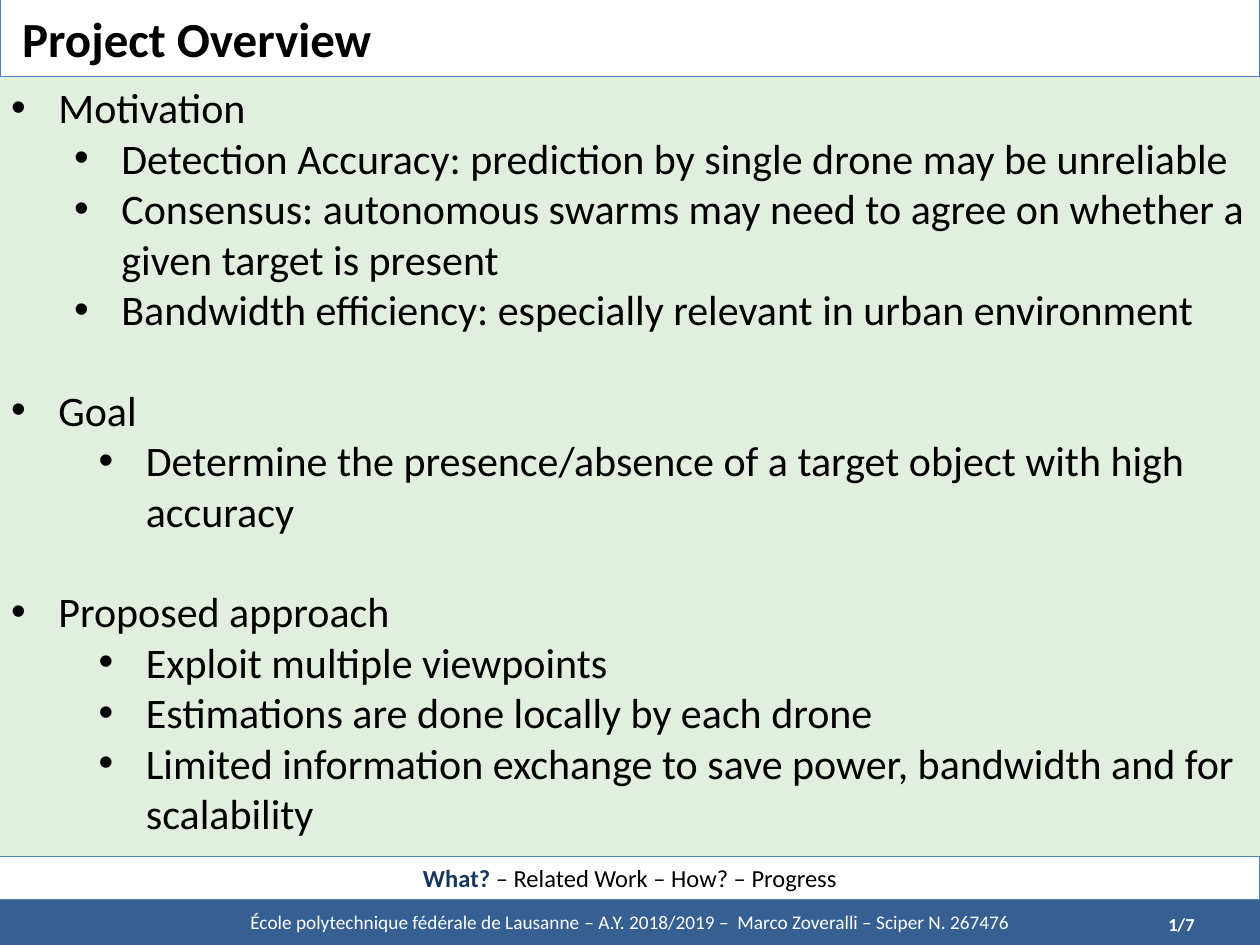
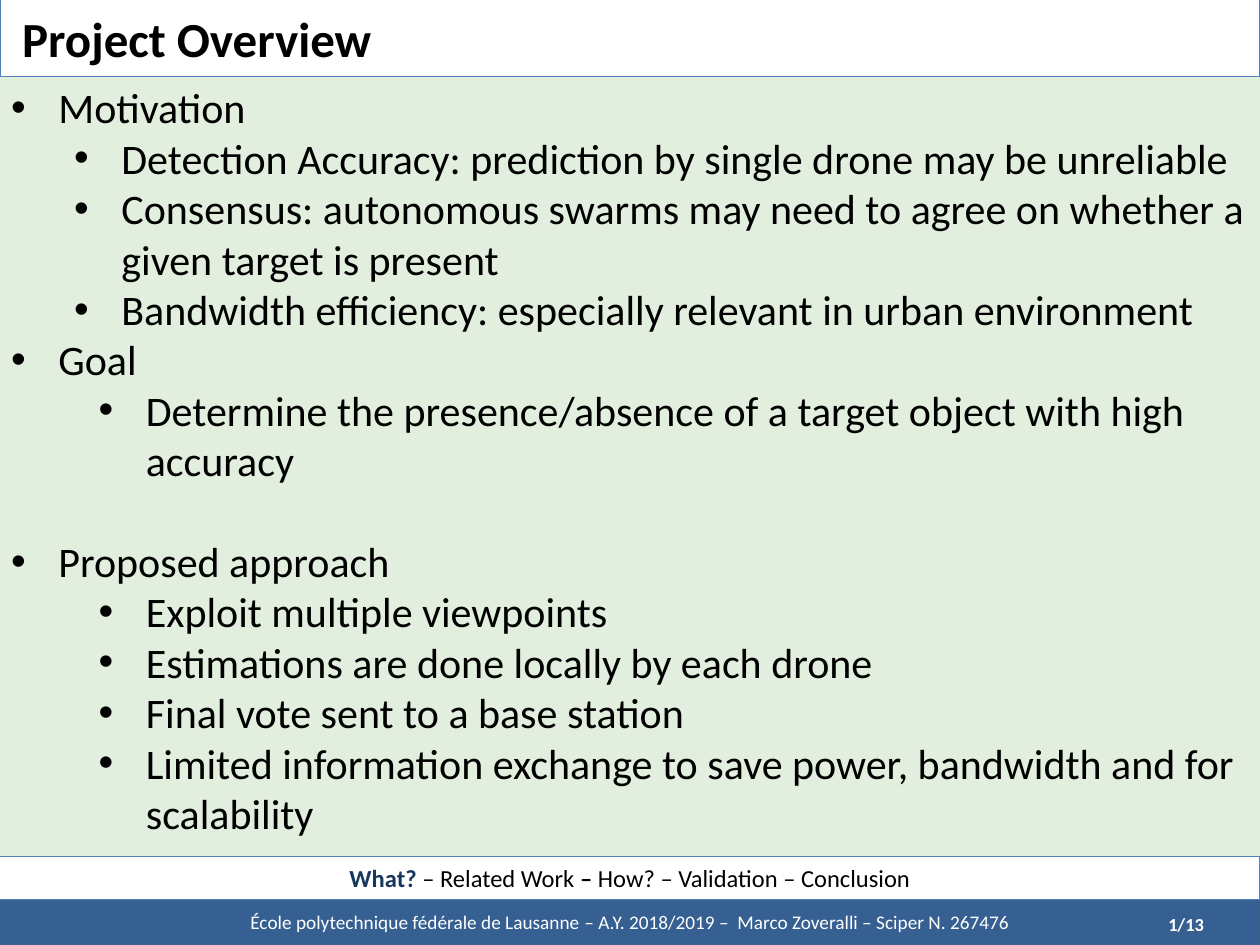
Before and after one commit to marcozov/semester_report, a slide deck: slide 2 of midterm presentation - UPDATED/Defence - Zoveralli.pptx. Drawn at 1260x945 pixels with LibreOffice and Linux fonts; fonts in the diff are those of the drawing. Boxes give left, top, right and bottom in pixels: in the first picture for what was removed or moved away, otherwise in the second. Text is boxed around its words. In the diff, an @@ line names an element or a change of style, - is before the commit and + after.

```diff
--- a/midterm presentation - UPDATED/Defence - Zoveralli.pptx
+++ b/midterm presentation - UPDATED/Defence - Zoveralli.pptx
@@ text at bbox=[146, 698, 684, 729]: paragraph added @@
+                • Final vote sent to a base station
@@ text in rectangle at bbox=[349, 869, 910, 888]: text changed @@
-What? – Related Work – How? – Progress
+What? – Related Work – How? – Validation – Conclusion
@@ text at bbox=[1168, 918, 1204, 932]: text changed @@
-1/7
+1/13
```
Also in this commit, not shown: 10 other slides changed, 6 slides added, 2 slides removed, 23 other files.
